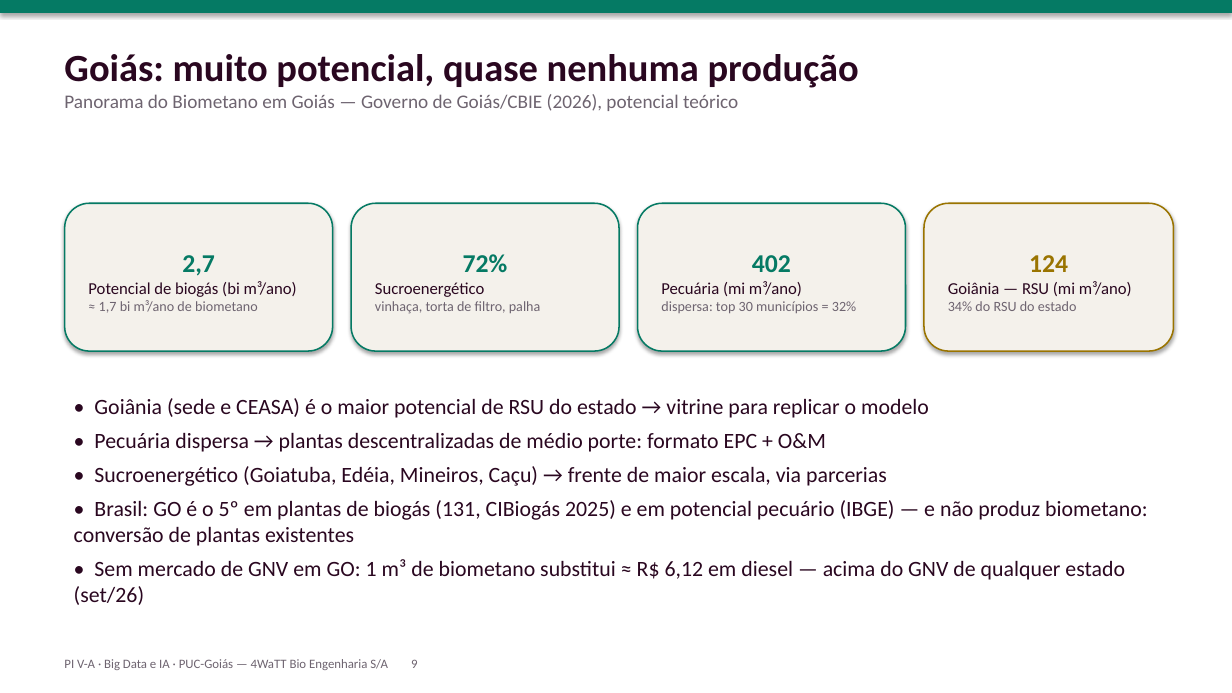
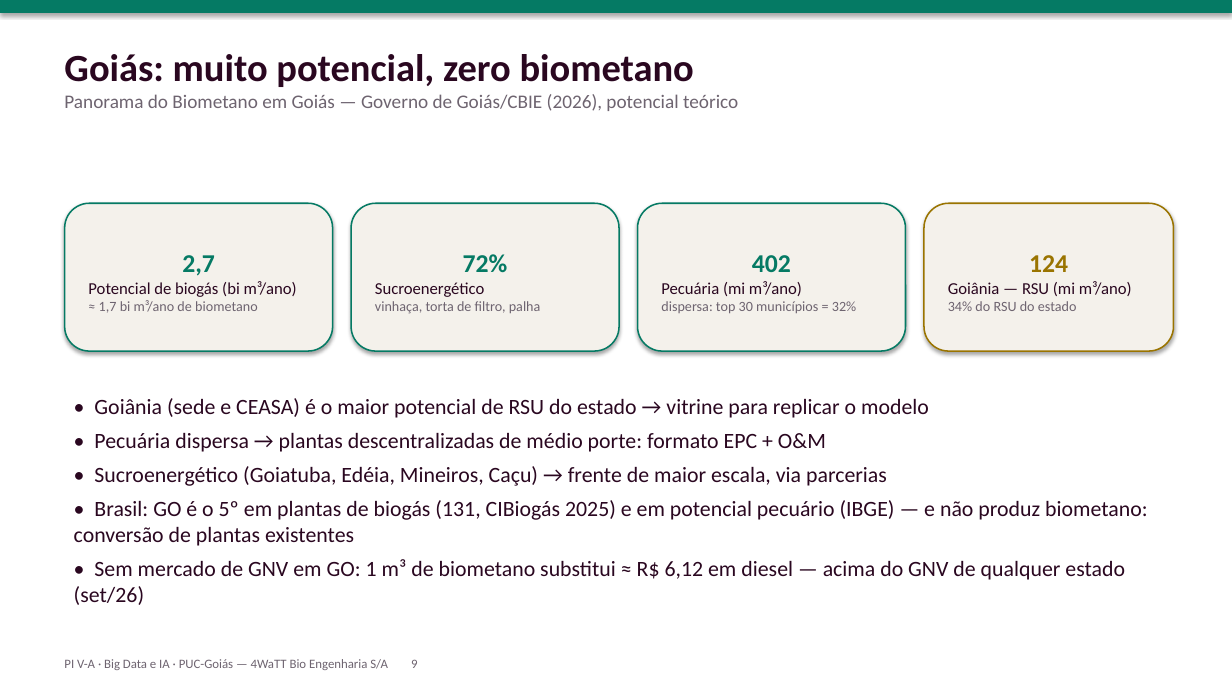
Before and after one commit to NathanC16/Radar-Econ-mico-do-Biometano, a slide deck: slide 9 of apresentacao/apresentacao_oral.pptx. Drawn at 1232x693 pixels with LibreOffice and Linux fonts; fonts in the diff are those of the drawing. Boxes give left, top, right and bottom in pixels: in the first picture for what was removed or moved away, otherwise in the second. Text is boxed around its words. In the diff, an @@ line names an element or a change of style, - is before the commit and + after.

Commit message:
Revisão geral: consistência dos números de Goiás, referências em ordem alfabética e metadados
- Painel: Goiás com 131 plantas de biogás (CIBiogás 2025) também na Visão Geral;
  ranking da CIBiogás ordenado explicitamente; data da fonte das 122 plantas unificada
- Relatório: busca literal inclui CIBiogás/ABEGÁS; Goiás sem produção de biometano
  (não 'quase nenhuma'); resultados citam os KPIs novos; referências em ordem alfabética
- Slides: recomendação de converter plantas de biogás existentes; supervisor nomeado;
  data de criação correta nos metadados; imports não usados removidos
- README: descrição dos dados brutos e da validação atualizada

```diff
--- a/apresentacao/apresentacao_oral.pptx
+++ b/apresentacao/apresentacao_oral.pptx
@@ text at box(64, 54, 694, 87): text changed @@
-Goiás: muito potencial, quase nenhuma produção
+Goiás: muito potencial, zero biometano
```
Also in this commit, not shown: 3 other slides changed, 4 other files.
